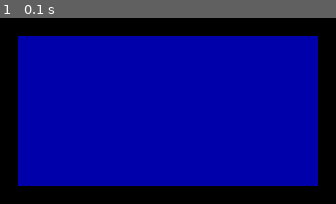
Above: before the commit, frame 1.
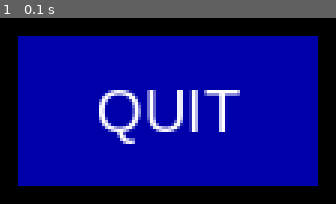
Above: after the commit, the same moment.

Repository: RomanADavis/pygame-button
Game: pygame game, started from main.py
The game is run twice, just before and just after one commit, with the same random seed, the same clock (stepped at 60 frames per second) and the same inputs.
Inputs:
- Up to frame 1 (0.1 s): no input

The runs differ from the first frame. In frame 1, 4.0% of the frame differs, in the area x 29-72%, y 38-68%.

Commit message:
Added text to button

Diff:
--- a/lib/button.py
+++ b/lib/button.py
@@ -15,6 +15,9 @@
     self.color = DARK_BLUE
     self.over_color = RED_BROWN
 
+    self.font = pygame.font.SysFont("Arial", 20)
+    self.text = self.font.render("QUIT", True, self.text_color)
+
   def set_rect(self):
     self.rect = [self.x, self.y, self.width, self.height]
 
@@ -25,3 +28,7 @@
 
   def draw(self):
     pygame.draw.rect(SCREEN, self.color, self.rect)
+    SCREEN.blit(self.text,
+                (self.x + (self.width - self.text.get_width()) // 2,
+                self.y + (self.height - self.text.get_height()) // 2)
+                )
